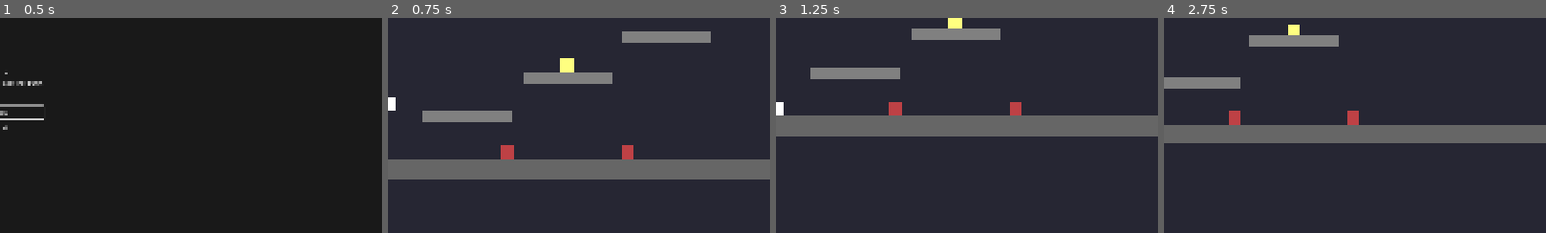
Above: before the commit, frames 1-4 (left to right).
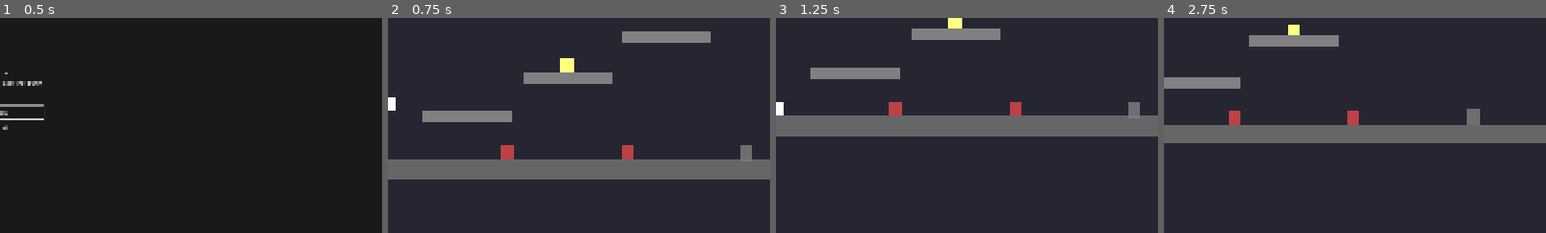
Above: after the commit, the same moments.

Repository: JavierIslas/GGJ26
Game: Godot game, scene res://scenes/main_menu.tscn
Two runs of this game, one before a commit and one after it. Both use one fixed random seed, a clock stepped at 60 frames per second and the inputs below.
Inputs:
- Up to frame 1 (0.5 s): no input
- Up to frame 2 (0.75 s): click "Play" at 0.5 s
- Up to frame 3 (1.25 s): no input
- Up to frame 4 (2.75 s): hold D (move_right) 1.28-2.03 s; tap E (reveal) at 1.35, 2.1 s; tap Space (jump) at 1.52, 2.27 s; hold A (move_left) from 2.03 s (still down)
The pictures show only the part of the screen within x 50-100%, y 31-81%; the shares and areas given below are measured in that part.

Frame 1 is identical in both runs. In frame 2, 0.2% of the frame differs, in the area x 92-96%, y 59-66%; in frame 3, 0.2%; in frame 4, 0.3%, in the area x 79-83%, y 42-50%.

Commit message:
feat: Implement True Threat (Type 3 enemy)
True Threat - Stationary turret enemy:
- Masked: Appears as statue/inanimate object
  - Gray color (0.5, 0.5, 0.5) with 80% opacity
  - Completely static, no movement
  - Silent and harmless

- Revealed: Becomes biological turret
  - Purple color (0.6, 0.2, 0.8) - menacing
  - Fires projectiles at player every 2 seconds
  - Does NOT move (StaticBody2D)
  - Tracks player position for aiming

Projectile System (scripts/components/projectile.gd):
- Area2D with collision detection
- Speed: 150 px/s (configurable)
- Damage: -2 HP per hit (double of False Friend)
- Lifetime: 5 seconds (auto-destroy)
- Purple color to match True Threat
- Collision layer 8 (Projectiles), mask 2 (Player)

Behavior:
1. Enmascarado: Looks like decoration, easily ignored
2. Player reveals: "Awakens", starts firing
3. Fires projectile aimed at player's current position
4. Visual feedback: Pulses/scales when firing
5. Continues firing until destroyed (no current way to destroy)

Gameplay implications:
- Creates permanent danger zones when revealed
- Forces strategic choice: "WHICH entities to reveal?"
- Can't be stopped once activated (high stakes)
- 2 HP damage makes it very dangerous

Added to test_level_simple at position (1100, 540)

Next: Design puzzles requiring player to choose which
entities to reveal to minimize danger.

Co-Authored-By: Claude Sonnet 4.5 <noreply@anthropic.com>

Diff:
--- /dev/null
+++ b/scenes/characters/entities/true_threat.tscn
@@ -0,0 +1,34 @@
+[gd_scene load_steps=6 format=3 uid="uid://true_threat_001"]
+
+[ext_resource type="Script" path="res://scripts/entities/true_threat.gd" id="1"]
+[ext_resource type="Script" path="res://scripts/components/veil_component.gd" id="2"]
+[ext_resource type="Texture2D" uid="uid://clrw62xcbpj7r" path="res://assets/sprites/placeholder/PLACEHOLDER_player.png" id="3"]
+[ext_resource type="Script" path="res://scripts/components/range_indicator.gd" id="4"]
+
+[sub_resource type="RectangleShape2D" id="RectangleShape2D_1"]
+size = Vector2(32, 40)
+
+[node name="TrueThreat" type="StaticBody2D"]
+collision_layer = 4
+collision_mask = 0
+script = ExtResource("1")
+
+[node name="CollisionShape2D" type="CollisionShape2D" parent="."]
+shape = SubResource("RectangleShape2D_1")
+
+[node name="Sprite2D" type="Sprite2D" parent="."]
+modulate = Color(0.5, 0.5, 0.5, 0.8)
+scale = Vector2(1, 1.25)
+texture = ExtResource("3")
+
+[node name="AnimationPlayer" type="AnimationPlayer" parent="."]
+
+[node name="VeilComponent" type="Node" parent="."]
+script = ExtResource("2")
+
+[node name="RangeIndicator" type="Node2D" parent="."]
+script = ExtResource("4")
+
+[node name="FireTimer" type="Timer" parent="."]
+wait_time = 2.0
+one_shot = false
--- /dev/null
+++ b/scenes/components/projectile.tscn
@@ -0,0 +1,20 @@
+[gd_scene load_steps=4 format=3 uid="uid://projectile_001"]
+
+[ext_resource type="Script" path="res://scripts/components/projectile.gd" id="1"]
+[ext_resource type="Texture2D" uid="uid://clrw62xcbpj7r" path="res://assets/sprites/placeholder/PLACEHOLDER_player.png" id="2"]
+
+[sub_resource type="CircleShape2D" id="CircleShape2D_1"]
+radius = 8.0
+
+[node name="Projectile" type="Area2D"]
+collision_layer = 8
+collision_mask = 2
+script = ExtResource("1")
+
+[node name="Sprite2D" type="Sprite2D" parent="."]
+modulate = Color(0.8, 0.2, 0.8, 1)
+scale = Vector2(0.5, 0.5)
+texture = ExtResource("2")
+
+[node name="CollisionShape2D" type="CollisionShape2D" parent="."]
+shape = SubResource("CircleShape2D_1")
--- a/scenes/levels/test_level_simple.tscn
+++ b/scenes/levels/test_level_simple.tscn
@@ -1,10 +1,11 @@
-[gd_scene load_steps=7 format=3 uid="uid://test_level_simple"]
+[gd_scene load_steps=8 format=3 uid="uid://test_level_simple"]
 
 [ext_resource type="PackedScene" uid="uid://bubhj7r567uy1" path="res://scenes/characters/player.tscn" id="1"]
 [ext_resource type="Texture2D" uid="uid://clrw62xcbpj7r" path="res://assets/sprites/placeholder/PLACEHOLDER_player.png" id="2"]
 [ext_resource type="PackedScene" uid="uid://false_enemy_001" path="res://scenes/characters/entities/false_enemy.tscn" id="3"]
 [ext_resource type="PackedScene" uid="uid://false_friend_001" path="res://scenes/characters/entities/false_friend.tscn" id="4"]
 [ext_resource type="PackedScene" uid="uid://hud_001" path="res://scenes/ui/hud.tscn" id="5"]
+[ext_resource type="PackedScene" uid="uid://true_threat_001" path="res://scenes/characters/entities/true_threat.tscn" id="6"]
 
 [sub_resource type="RectangleShape2D" id="floor_shape"]
 size = Vector2(1500, 50)
@@ -100,4 +101,7 @@
 [node name="FalseFriend1" parent="Entities" instance=ExtResource("4")]
 position = Vector2(650, 320)
 
+[node name="TrueThreat1" parent="Entities" instance=ExtResource("6")]
+position = Vector2(1100, 540)
+
 [node name="HUD" parent="." instance=ExtResource("5")]
--- /dev/null
+++ b/scripts/components/projectile.gd
@@ -0,0 +1,59 @@
+class_name Projectile
+extends Area2D
+## Proyectil disparado por el Verdadero Enemigo
+##
+## Se mueve en línea recta y daña al jugador al contacto
+
+@export var speed: float = 150.0
+@export var damage: int = 2
+@export var lifetime: float = 5.0  # Auto-destrucción después de X segundos
+
+var direction: Vector2 = Vector2.RIGHT
+var time_alive: float = 0.0
+
+func _ready() -> void:
+	# Configurar collision
+	collision_layer = 8  # Layer 4: Projectiles
+	collision_mask = 2   # Mask 2: Player
+
+	# Conectar señal de colisión
+	body_entered.connect(_on_body_entered)
+	area_entered.connect(_on_area_entered)
+
+	# Auto-destrucción después del lifetime
+	await get_tree().create_timer(lifetime).timeout
+	queue_free()
+
+func _physics_process(delta: float) -> void:
+	# Mover en la dirección establecida
+	position += direction * speed * delta
+
+	# Actualizar tiempo de vida
+	time_alive += delta
+
+func set_direction(dir: Vector2) -> void:
+	"""Establece la dirección del proyectil (debe estar normalizada)"""
+	direction = dir.normalized()
+
+	# Rotar el sprite para que apunte en la dirección correcta
+	rotation = direction.angle()
+
+func _on_body_entered(body: Node2D) -> void:
+	"""Colisiona con el jugador"""
+	if body.is_in_group("player"):
+		# Dañar al jugador
+		GameManager.change_health(-damage)
+		print("Projectile hit player: -%d HP" % damage)
+
+		# Destruir el proyectil
+		_destroy()
+
+func _on_area_entered(area: Area2D) -> void:
+	"""Colisiona con otras áreas (opcional, para destruir en paredes)"""
+	# Por ahora no destruir en paredes, solo en jugador
+	pass
+
+func _destroy() -> void:
+	"""Destruye el proyectil con efecto visual"""
+	# TODO: Agregar partículas de explosión
+	queue_free()
--- /dev/null
+++ b/scripts/entities/true_threat.gd
@@ -0,0 +1,99 @@
+class_name TrueThreat
+extends StaticBody2D
+## Verdadero Enemigo (Tipo 3)
+##
+## ENMASCARADO: Parece estatua/objeto inanimado, completamente estático
+## REVELADO: Torreta biológica que dispara proyectiles hacia el jugador
+
+signal died
+
+@export_group("Combat")
+@export var projectile_scene: PackedScene
+@export var fire_rate: float = 2.0  # Segundos entre disparos
+@export var projectile_speed: float = 150.0
+
+@onready var sprite: Sprite2D = $Sprite2D
+@onready var veil_component: VeilComponent = $VeilComponent
+@onready var animation_player: AnimationPlayer = $AnimationPlayer
+@onready var fire_timer: Timer = $FireTimer
+
+var is_revealed: bool = false
+var player_ref: Node2D = null
+
+func _ready() -> void:
+	add_to_group("entities")
+
+	# Conectar señal del veil
+	if veil_component:
+		veil_component.veil_torn.connect(_on_veil_torn)
+
+	# Configurar timer de disparo
+	if not has_node("FireTimer"):
+		fire_timer = Timer.new()
+		fire_timer.name = "FireTimer"
+		fire_timer.wait_time = fire_rate
+		fire_timer.one_shot = false
+		add_child(fire_timer)
+
+	fire_timer.timeout.connect(_on_fire_timer_timeout)
+
+	# Cargar escena de proyectil si no está asignada
+	if not projectile_scene:
+		projectile_scene = load("res://scenes/components/projectile.tscn")
+
+	# Feedback visual: Parece estatua (gris, semi-opaco)
+	sprite.modulate = Color(0.5, 0.5, 0.5, 0.8)
+
+func _on_veil_torn() -> void:
+	"""Llamado cuando se revela el velo"""
+	is_revealed = true
+
+	# Cambiar apariencia (placeholder: púrpura oscuro)
+	sprite.modulate = Color(0.6, 0.2, 0.8, 1.0)  # Púrpura oscuro
+
+	# Buscar al jugador
+	player_ref = get_tree().get_first_node_in_group("player")
+
+	# Iniciar disparos
+	fire_timer.start()
+
+	# Animación de "despertar"
+	if animation_player and animation_player.has_animation("awaken"):
+		animation_player.play("awaken")
+
+	print("True Threat revealed! Now firing projectiles...")
+
+func _on_fire_timer_timeout() -> void:
+	"""Dispara un proyectil hacia el jugador"""
+	if not is_revealed or not player_ref or not is_instance_valid(player_ref):
+		return
+
+	# Crear proyectil
+	var projectile = projectile_scene.instantiate() as Projectile
+
+	# Posicionar en la posición del enemigo
+	projectile.global_position = global_position
+
+	# Calcular dirección hacia el jugador
+	var direction = (player_ref.global_position - global_position).normalized()
+	projectile.set_direction(direction)
+	projectile.speed = projectile_speed
+
+	# Añadir al árbol
+	get_tree().root.add_child(projectile)
+
+	# Efecto visual de disparo (pulso)
+	_fire_effect()
+
+func _fire_effect() -> void:
+	"""Efecto visual al disparar"""
+	var tween = create_tween()
+	tween.set_ease(Tween.EASE_OUT)
+	tween.set_trans(Tween.TRANS_ELASTIC)
+
+	var original_scale = sprite.scale
+	tween.tween_property(sprite, "scale", original_scale * 1.15, 0.1)
+	tween.tween_property(sprite, "scale", original_scale, 0.2)
+
+	# TODO: SFX de disparo
+	# AudioManager.play_sfx("projectile_fire")
